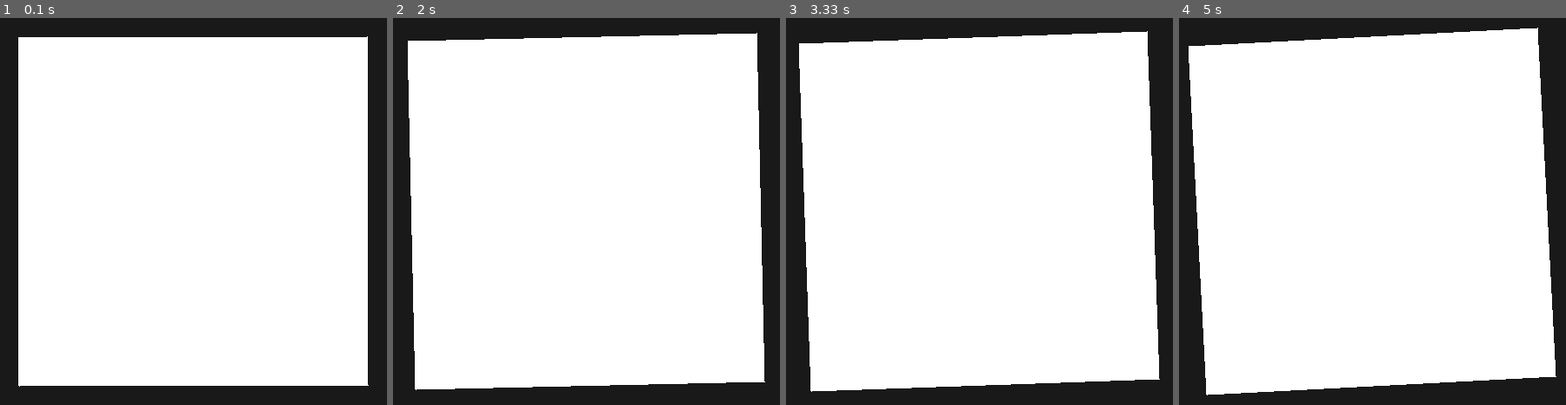
Above: before the commit, frames 1-4 (left to right).
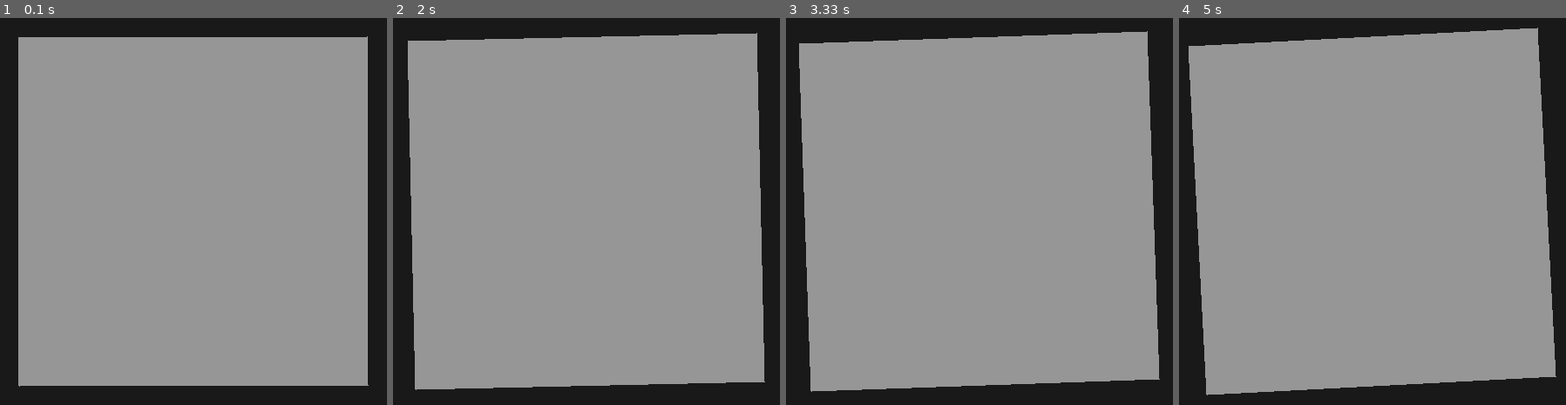
Above: after the commit, the same moments.

Repository: gingerwitch64/school-projects
Game: pygame game, started from pygame-project/__main__.py
Same seed, same stepped clock (60 frames per second), same inputs: the game is played once before the commit and once after it.
Inputs:
- Up to frame 1 (0.1 s): no input
- Up to frame 2 (2 s): no input
- Up to frame 3 (3.33 s): no input
- Up to frame 4 (5 s): no input

The runs differ from the first frame. In frame 1, 81% of the frame differs, in the area x 4-96%, y 4-96%; in frame 2, 81%; in frame 3, 81%; in frame 4, 82%, in the area x 2-98%, y 2-98%.

Commit message:
change square color

Diff:
--- a/pygame-project/__main__.py
+++ b/pygame-project/__main__.py
@@ -9,6 +9,7 @@
 
 BLACK = (0,0,0)
 DARKGR = (25,25,25)
+LIGHTGR = (150,150,150)
 WHITE = (255,255,255)
 
 def clamp(num, min_value, max_value):
@@ -61,5 +62,5 @@
     if rotation >= 360:
         rotation = 0
     pygame.draw.rect(display,DARKGR,(0,0,display_width,display_height))
-    pygame.draw.polygon(display,WHITE,rotatePolygon(rotating_square_points, rotation))
+    pygame.draw.polygon(display,LIGHTGR,rotatePolygon(rotating_square_points, rotation))
     pygame.display.update()
